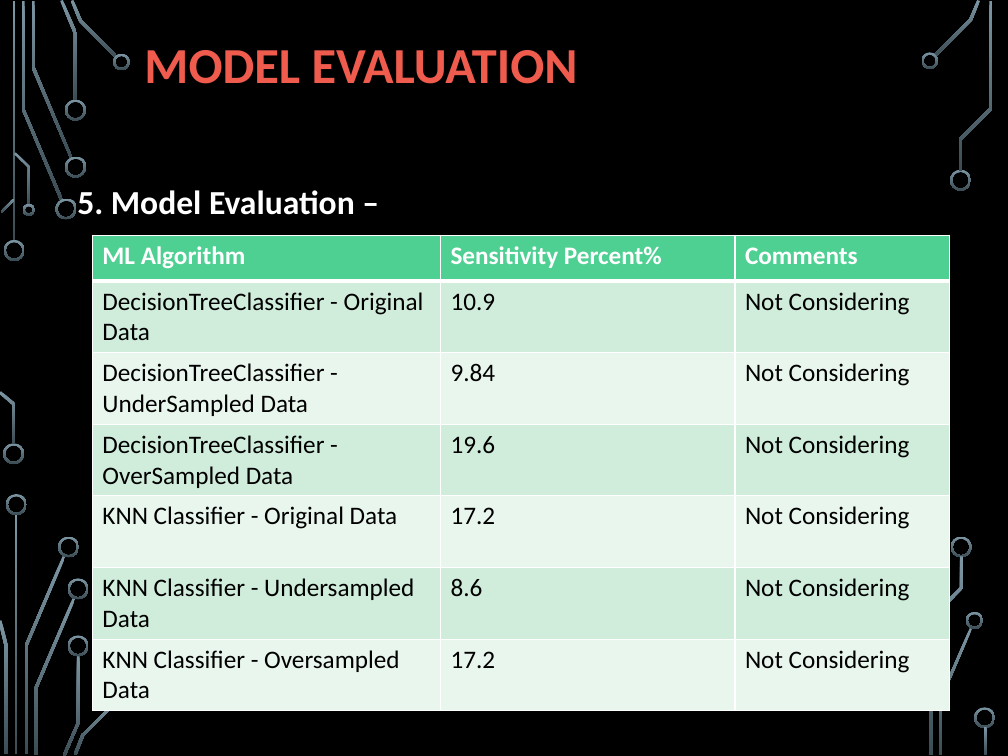
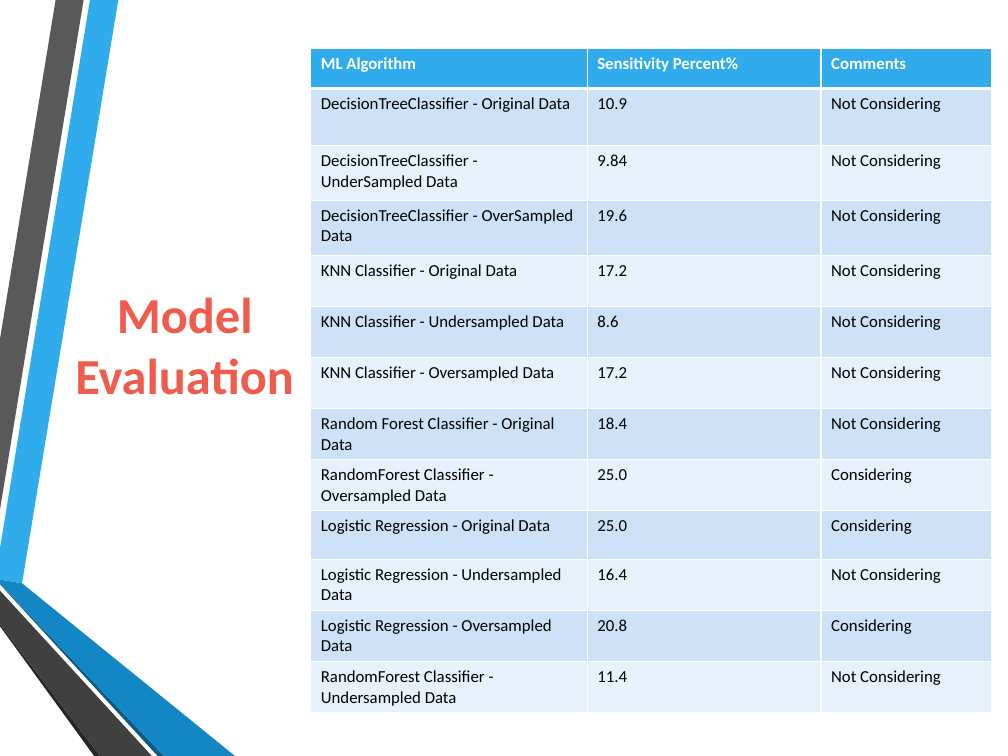
Before and after one commit to kalyanparimi/IIM-Captstone-Bank-Loan-Prediction-using-ML, a slide deck: slide 15 of Group4 Project on Banking.pptx (slide 16 before the commit). Drawn at 1008x756 pixels with LibreOffice and Linux fonts; fonts in the diff are those of the drawing; background and template pictures are left out. Boxes give left, top, right and bottom in pixels: in the first picture for what was removed or moved away, otherwise in the second. Text is boxed around its words. In the diff, an @@ line names an element or a change of style, - is before the commit and + after.

```diff
--- a/Group4 Project on Banking.pptx
+++ b/Group4 Project on Banking.pptx
@@ table at box(310, 48, 991, 710) @@
+row 8: Random Forest Classifier - Original Data | 18.4 | Not Considering
+row 9: RandomForest Classifier - Oversampled Data | 25.0 | Considering
+row 10: Logistic Regression - Original Data | 25.0 | Considering
+row 11: Logistic Regression - Undersampled Data | 16.4 | Not Considering
+row 12: Logistic Regression - Oversampled Data | 20.8 | Considering
+row 13: RandomForest Classifier - Undersampled Data | 11.4 | Not Considering
@@ table: place and size @@
-table at box(93, 235, 949, 704)
+table at box(310, 48, 991, 710)
@@ text removed at box(77, 190, 355, 215) @@
-5. Model Evaluation –
@@ title at box(75, 297, 293, 395): text changed @@
-MODEL EVALUATION
+Model Evaluation
@@ freeform shape: place and size @@
-freeform shape at box(24, 555, 65, 754)
+freeform shape at box(0, 584, 164, 756)
@@ freeform shape at box(0, 584, 164, 756): fill gradient #7C96A3 to #3B4C54 to #0C5A82 @@
@@ group added at box(0, 0, 235, 756): 4 freeform shapes @@
@@ freeform shape: place and size @@
-freeform shape at box(34, 598, 76, 755)
+freeform shape at box(0, 624, 100, 756)
@@ freeform shape at box(0, 624, 100, 756): fill gradient #7C96A3 to #3B4C54 to #262626 @@
@@ group removed at box(0, 0, 995, 756): 31 freeform shapes, 3 rectangles @@
```
Also in this commit, not shown: 9 other slides changed, 5 slides added, 7 slides removed, 5 other files.
